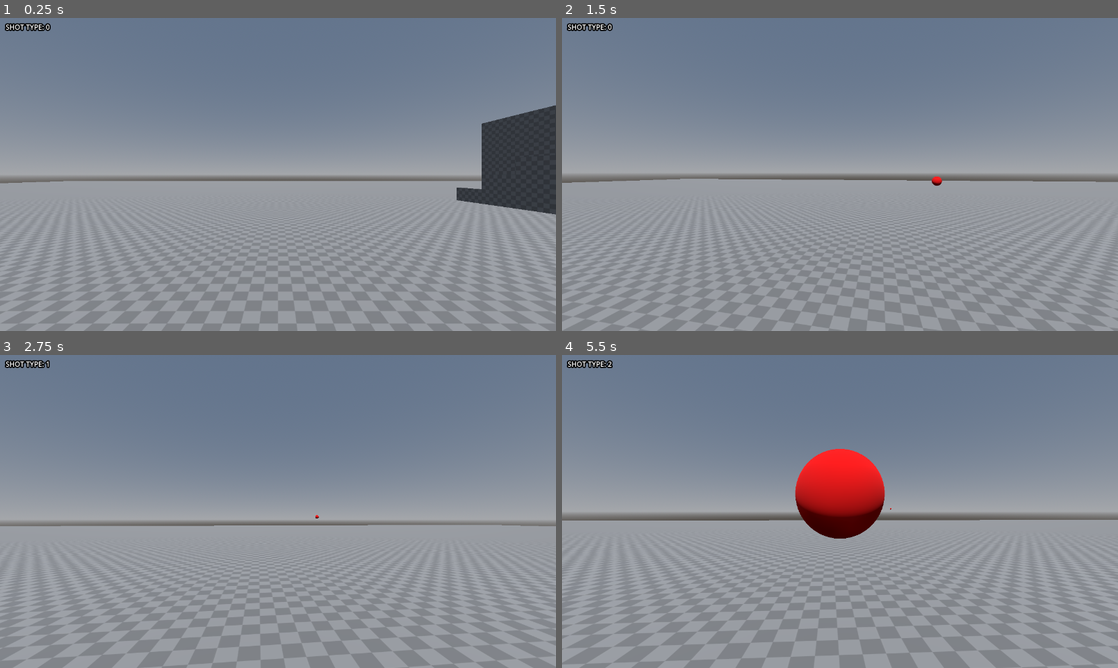
Above: before the commit, frames 1-4 (two rows, left to right).
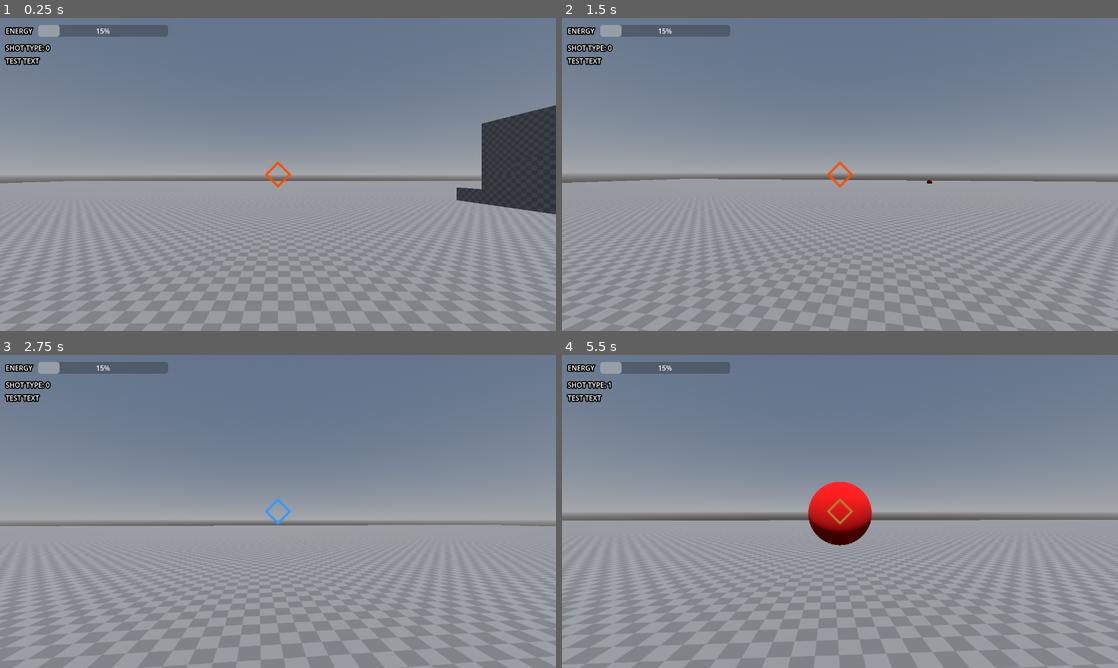
Above: after the commit, the same moments.

Repository: zetcipher/minijam_113_fusion
Game: Godot game, scene res://scenes/testmap.tscn
Two runs of this game, one before a commit and one after it. Both use one fixed random seed, a clock stepped at 60 frames per second and the inputs below.
Inputs (mouse positions are in pixels of both pictures, inside the frame that each line leads up to):
- Up to frame 1 (0.25 s): no input
- Up to frame 2 (1.5 s): tap Enter at 0.5 s; move the mouse to (867, 174) at 0.52 s; hold 1 0.53-1.28 s; hold W (move_forward) from 0.53 s (still down); click (867, 174) at 0.6 s; tap Space (jump) at 0.77 s; move the mouse to (812, 174) at 1.27 s; tap 1 at 1.35 s
- Up to frame 3 (2.75 s): keep holding W (move_forward); tap Space (jump) at 1.52 s; tap 2 at 1.55 s; move the mouse to (289, 505) at 2.02 s; hold 2 from 2.03 s (still down); tap 3 at 2.3 s
- Up to frame 4 (5.5 s): keep holding W (move_forward); move the mouse to (834, 517) at 2.77 s; release 2 at 2.78 s; tap 3 at 2.85 s; click (834, 517) at 2.92 s; tap Space (jump) at 3.02, 3.77, 4.52 s; tap 4 at 3.05 s; move the mouse to (878, 514) at 3.52 s; hold 4 3.53-4.28 s; tap Q at 3.8, 4.35 s; move the mouse to (795, 508) at 4.27 s; tap E at 4.55 s; move the mouse to (845, 511) at 5.02 s; hold E from 5.03 s (still down); click (845, 511) at 5.3 s

The runs differ from the first frame. In frame 1, 1.5% of the frame differs, in the area x 0-53%, y 1-55%; in frame 2, 1.6%; in frame 3, 1.5%; in frame 4, 5.0%, in the area x 0-60%, y 1-61%.

Commit message:
element swapping

Diff:
--- a/materials/object/blast.gd
+++ b/materials/object/blast.gd
@@ -22,14 +22,14 @@
 
 	var obj : RigidBody3D = body as RigidBody3D
 	var dir := obj.position - position
-	var dist := dir.length()
+	var dist := dir.length() / scale.x
 	dir = dir.normalized()
-	dist = clampf(dist, 0.1, 1.0 * scale.x)
+	dist = clampf(dist, 0.7, 0.95)
 
 	var force := dir * blast_force
 	force.y += lift_force
-	force *= 1 / dist
+	force *= 1.7 - dist
 
 	#obj.apply_impulse(force * (1 / dist), position)
 	obj.apply_central_impulse(force)
-	obj.apply_torque_impulse(force * 0.2)
+	obj.apply_torque_impulse(force * 0.15)
--- a/objects/basic_shot.gd
+++ b/objects/basic_shot.gd
@@ -1,4 +1,4 @@
-extends Area3D
+class_name BasicProjectile extends Area3D
 
 var element := 0
 
@@ -49,7 +49,7 @@
 func blast():
 	blast_pos = $RayCast3D2.get_collision_point()
 	#print(blast_pos)
-	var blast := preload("res://materials/object/blast.tscn").instantiate()
+	var blast := G.blast.instantiate()
 	if blast_pos == Vector3.ZERO:
 		blast.position = position
 	else:
--- a/objects/player.gd
+++ b/objects/player.gd
@@ -4,10 +4,10 @@
 const JUMP_VELOCITY := 6.0
 
 var shot_type := 0
+var element := 0
 
 var cam_sens := Vector2(3,3)
 
-var basic_shot := preload("res://objects/basic_shot.tscn")
 
 @onready var cam := $Head/Camera3D as Camera3D
 
@@ -21,9 +21,19 @@
 	movement(delta)
 	if Input.is_action_just_pressed("shoot"): shoot()
 
-	if Input.is_physical_key_pressed(KEY_1): shot_type = 0
-	if Input.is_physical_key_pressed(KEY_2): shot_type = 1
-	if Input.is_physical_key_pressed(KEY_3): shot_type = 2
+	if Input.is_physical_key_pressed(KEY_1): element = 0
+	if Input.is_physical_key_pressed(KEY_2): element = 1
+	if Input.is_physical_key_pressed(KEY_3): element = 2
+	if Input.is_physical_key_pressed(KEY_4): element = 3
+
+	if Input.is_physical_key_pressed(KEY_Q): shot_type = 0
+	if Input.is_physical_key_pressed(KEY_E): shot_type = 1
+
+	match element:
+		0: $CanvasLayer/Control/crosshair.modulate = Color(1.0, 0.3, 0.0)
+		1: $CanvasLayer/Control/crosshair.modulate = Color(0.2, 0.6, 1.0)
+		2: $CanvasLayer/Control/crosshair.modulate = Color(0.6, 1.0, 0.5)
+		3: $CanvasLayer/Control/crosshair.modulate = Color(0.7, 0.5, 0.2)
 
 	$CanvasLayer/Control/Label.text = "SHOT TYPE: " + str(shot_type)
 
@@ -31,24 +41,25 @@
 
 
 func shoot():
-	var shot := basic_shot.instantiate() as Area3D
+	var shot := G.basic_shot.instantiate() as BasicProjectile
 
 	match shot_type:
 		1:
-			shot.scale = Vector3.ONE * 1
-			shot.blast_radius = 2
-			shot.blast_force = 3
-			shot.blast_lift = 0.8
-		2:
-			shot.scale = Vector3.ONE * 1
-			shot.blast_radius = 4
-			shot.blast_force = 5
-			shot.blast_lift = 1.5
+			shot.speed = 30.0 * G.element_mods[self.element].shot_speed
+			shot.acceleration = -20.0 * G.element_mods[self.element].shot_accel
+			shot.grav_mult = 1.5 * G.element_mods[self.element].shot_grav
+			shot.scale = Vector3.ONE * 1 * G.element_mods[self.element].shot_scale
+			shot.blast_radius = 3 * G.element_mods[self.element].blast_radius
+			shot.blast_force = 3.5 * G.element_mods[self.element].blast_force
+			shot.blast_lift = 1.0 * G.element_mods[self.element].blast_lift
 		_:
-			shot.scale = Vector3.ONE * 0.5
-			shot.blast_radius = 0.5
-			shot.blast_force = 0.5
-			shot.blast_lift = 0.1
+			shot.speed = 50.0 * G.element_mods[self.element].shot_speed
+			shot.acceleration = -10.0 * G.element_mods[self.element].shot_accel
+			shot.grav_mult = 1.0 * G.element_mods[self.element].shot_grav
+			shot.scale = Vector3.ONE * 0.5 * G.element_mods[self.element].shot_scale
+			shot.blast_radius = 0.5 * G.element_mods[self.element].blast_radius
+			shot.blast_force = 0.5 * G.element_mods[self.element].blast_force
+			shot.blast_lift = 0.125 * G.element_mods[self.element].blast_lift
 
 	shot.position = position + $Head.position
 	shot.look_at($Head/Camera3D/Target.position, Vector3.UP)
--- a/objects/player.tscn
+++ b/objects/player.tscn
@@ -1,6 +1,7 @@
-[gd_scene load_steps=3 format=3 uid="uid://b1khm8vxgggo3"]
+[gd_scene load_steps=4 format=3 uid="uid://b1khm8vxgggo3"]
 
 [ext_resource type="Script" path="res://objects/player.gd" id="1_uonjx"]
+[ext_resource type="Texture2D" uid="uid://biax3kv2nruub" path="res://assets/textures/crosshair.png" id="2_61efj"]
 
 [sub_resource type="CapsuleShape3D" id="CapsuleShape3D_7a1tt"]
 
@@ -19,20 +20,68 @@
 [node name="Target" type="Marker3D" parent="Head/Camera3D"]
 transform = Transform3D(1, 0, 0, 0, 1, 0, 0, 0, 1, 0, 0, -6)
 
+[node name="Body" type="Node3D" parent="."]
+transform = Transform3D(1, 0, 0, 0, 1, 0, 0, 0, 1, 0, 1, 0)
+
 [node name="CanvasLayer" type="CanvasLayer" parent="."]
 
 [node name="Control" type="Control" parent="CanvasLayer"]
 layout_mode = 3
-anchors_preset = 0
-offset_right = 40.0
-offset_bottom = 40.0
+anchors_preset = 15
+anchor_right = 1.0
+anchor_bottom = 1.0
+grow_horizontal = 2
+grow_vertical = 2
 
 [node name="Label" type="Label" parent="CanvasLayer/Control"]
 layout_mode = 0
 offset_left = 13.0
-offset_top = 9.0
-offset_right = 53.0
-offset_bottom = 32.0
+offset_top = 57.0
+offset_right = 91.0
+offset_bottom = 83.0
 theme_override_colors/font_outline_color = Color(0, 0, 0, 1)
 theme_override_constants/outline_size = 11
 text = "TEST TEXT"
+
+[node name="energytext" type="Label" parent="CanvasLayer/Control"]
+layout_mode = 0
+offset_left = 13.0
+offset_top = 18.0
+offset_right = 91.0
+offset_bottom = 44.0
+theme_override_colors/font_outline_color = Color(0, 0, 0, 1)
+theme_override_constants/outline_size = 11
+text = "ENERGY"
+
+[node name="Label2" type="Label" parent="CanvasLayer/Control"]
+layout_mode = 0
+offset_left = 13.0
+offset_top = 87.0
+offset_right = 91.0
+offset_bottom = 113.0
+theme_override_colors/font_outline_color = Color(0, 0, 0, 1)
+theme_override_constants/outline_size = 11
+text = "TEST TEXT"
+
+[node name="ProgressBar" type="ProgressBar" parent="CanvasLayer/Control"]
+layout_mode = 0
+offset_left = 88.0
+offset_top = 16.0
+offset_right = 387.0
+offset_bottom = 43.0
+value = 15.41
+
+[node name="crosshair" type="TextureRect" parent="CanvasLayer/Control"]
+layout_mode = 1
+anchors_preset = 8
+anchor_left = 0.5
+anchor_top = 0.5
+anchor_right = 0.5
+anchor_bottom = 0.5
+offset_left = -20.0
+offset_top = -20.0
+offset_right = 20.0
+offset_bottom = 20.0
+grow_horizontal = 2
+grow_vertical = 2
+texture = ExtResource("2_61efj")
--- a/project.godot
+++ b/project.godot
@@ -18,6 +18,7 @@
 [autoload]
 
 CyclopsAutoload="*res://addons/cyclops_level_builder/cyclops_global_scene.tscn"
+G="*res://scripts/global.gd"
 
 [display]
 
--- /dev/null
+++ b/scripts/global.gd
@@ -0,0 +1,68 @@
+extends Node
+
+enum Aspects {BASIC, HEAVY, BEAM, MELEE}
+enum Elements {FIRE, ICE, WIND, EARTH}
+
+var element_mods := [
+	{ # fire
+		shot_speed = 1.5,
+		shot_grav = 0.75,
+		shot_accel = 1.0,
+		shot_scale = 1.0,
+		blast_radius = 1.0,
+		blast_force = 1.0,
+		blast_lift = 1.0,
+		beam_length = 1.0,
+		beam_width = 1.0,
+		damage = 1.0,
+	},
+	{ # ice
+		shot_speed = 1.0,
+		shot_grav = 1.0,
+		shot_accel = 1.0,
+		shot_scale = 1.0,
+		blast_radius = 1.0,
+		blast_force = 1.0,
+		blast_lift = 1.0,
+		beam_length = 1.0,
+		beam_width = 1.0,
+		damage = 1.5,
+	},
+	{ # wind
+		shot_speed = 2.0,
+		shot_grav = 0.5,
+		shot_accel = 0.5,
+		shot_scale = 1.5,
+		blast_radius = 1.5,
+		blast_force = 2.0,
+		blast_lift = 3.0,
+		beam_length = 1.0,
+		beam_width = 1.0,
+		damage = 0.25,
+	},
+	{ # earth
+		shot_speed = 1.0,
+		shot_grav = 1.0,
+		shot_accel = 3.0,
+		shot_scale = 1.0,
+		blast_radius = 1.0,
+		blast_force = 1.0,
+		blast_lift = 1.0,
+		beam_length = 1.0,
+		beam_width = 1.0,
+		damage = 2.5,
+	},
+]
+
+var basic_shot := preload("res://objects/basic_shot.tscn")
+
+var blast := preload("res://materials/object/blast.tscn")
+
+# Called when the node enters the scene tree for the first time.
+func _ready():
+	pass # Replace with function body.
+
+
+# Called every frame. 'delta' is the elapsed time since the previous frame.
+func _process(delta):
+	pass
Binary file added: assets/textures/crosshair.png
Not shown, added: assets/textures/crosshair.png.import
